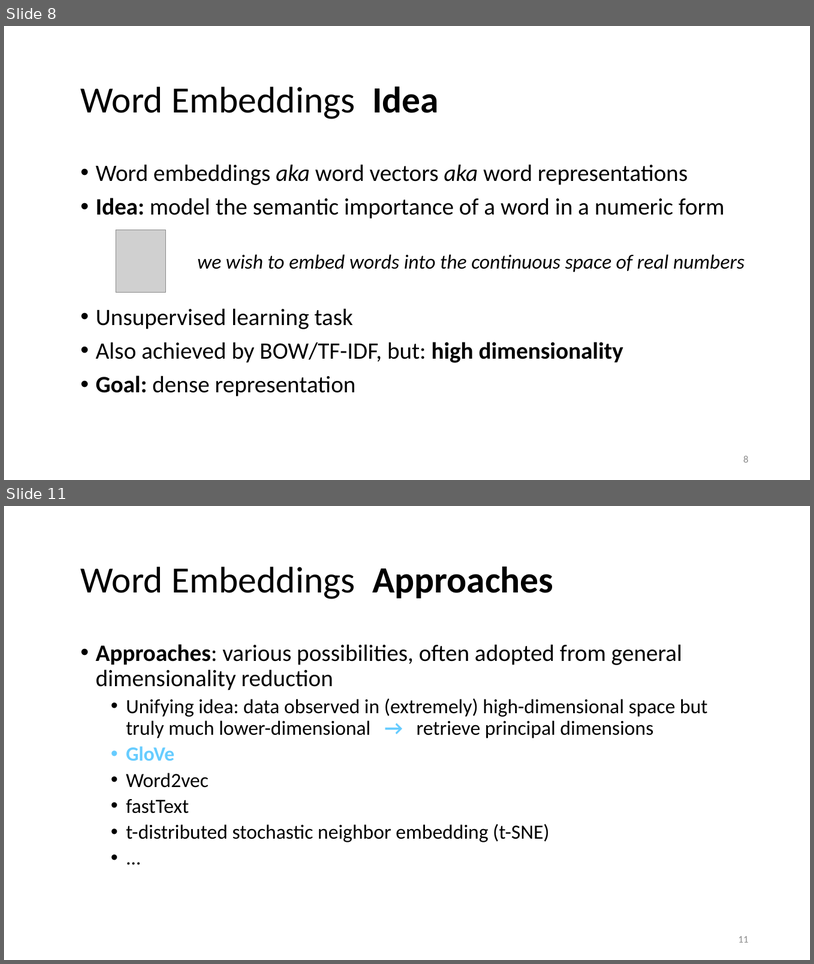
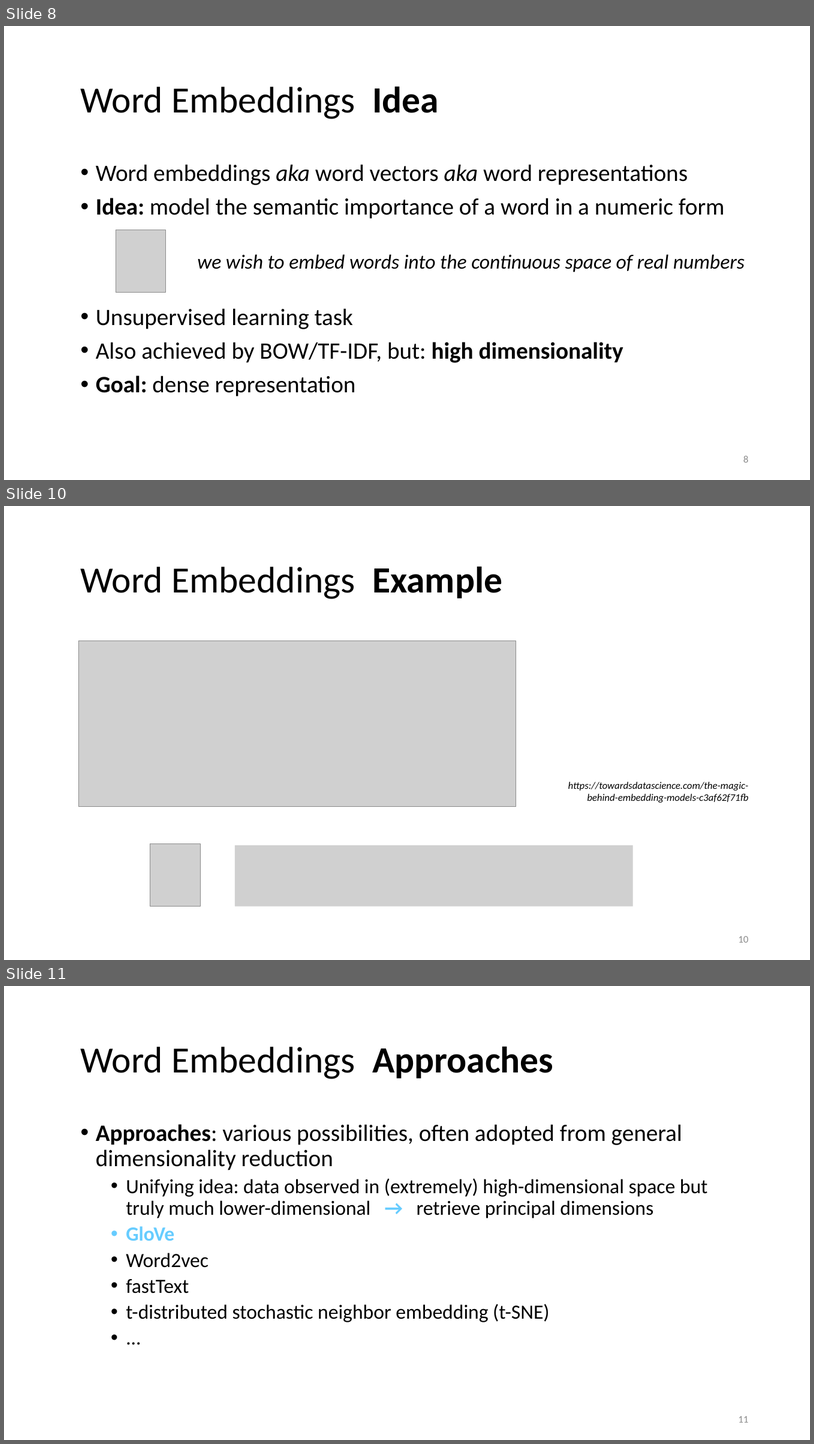
Before and after one commit to lisa-wm/consulting, a slide deck: 5_seminar/Contents_Part_02/slides/slides_II_3.pptx. Shown one above the other, each under a label of ours: slides 8 and 11 before the commit, slides 8, 10 and 11 after it; the slides between them are not shown. The pictures are 814x964 and 814x1444 pixels, drawn with LibreOffice and Linux fonts; fonts in the diff are those of the drawing; grey boxes stand for pictures. Boxes give left, top, right and bottom in pixels: in the first picture for what was removed or moved away, otherwise in the second. Text is boxed around its words. In the diff, an @@ line names an element or a change of style, - is before the commit and + after.

Commit message:
worked on embedding and ml content

```diff
--- a/5_seminar/Contents_Part_02/slides/slides_II_3.pptx
+++ b/5_seminar/Contents_Part_02/slides/slides_II_3.pptx
@@ slide 10 added at [4, 506, 810, 960], background #FFFFFF @@
@@ title added at [81, 566, 503, 599], 44 pt, text #000000 @@
+Word Embeddings Example
@@ picture added at [79, 641, 516, 807] @@
@@ text added at [569, 781, 749, 802], 12 pt, text #000000, italic @@
+https://towardsdatascience.com/the-magic-behind-embedding-models-c3af62f71fb
@@ picture added at [150, 844, 201, 906] @@
@@ picture added at [235, 845, 634, 906] @@
@@ page number added at [738, 936, 749, 942], 12 pt, text #8C8C8C @@
+10
```
Also in this commit, not shown: 3 slides changed, 11 other slides added, 1 slide removed, 3 other files.
